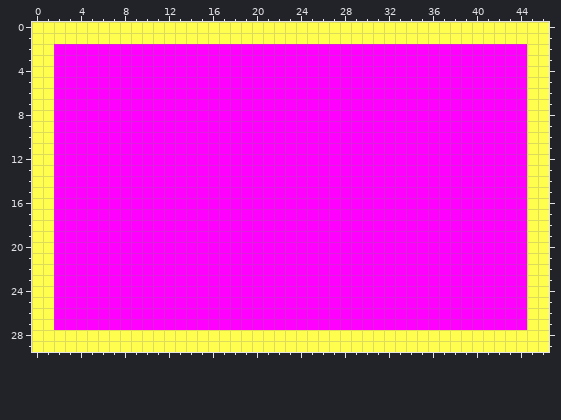
Two states of a pixel-art sprite, generator/generatorpgzvs2010/gfx/cursorStateSave.png. That is the earlier state.
The file is 47x30 pixels.
Once edited:
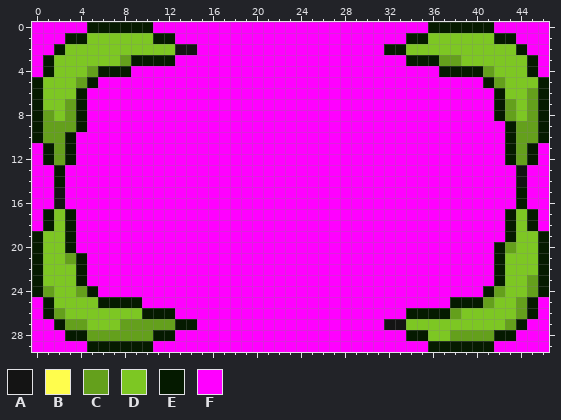
Palette (. is transparent): A #141414  B #fffd4d  C #64a01c  D #7dc723  E #051a00  F #ff00ff
The exact change:
y 0: x 0..46 BBBBBBBBBBBBBBBBBBBBBBBBBBBBBBBBBBBBBBBBBBBBBBB -> FFFFFEEEEEEFFFFFFFFFFFFFFFFFFFFFFFFFEEEEEEFFFFF
y 1: x 0..46 BBBBBBBBBBBBBBBBBBBBBBBBBBBBBBBBBBBBBBBBBBBBBBB -> FFFEEDDDDDDEEFFFFFFFFFFFFFFFFFFFFFEEDDDDDDEEFFF
y 2: x 0..14 BBFFFFFFFFFFFFF -> FFEDDDDDDDDDDAA; x 32..46 FFFFFFFFFFFFFBB -> EEDDDDDDDDDDEFF
y 3: x 0..12 BBFFFFFFFFFFF -> FEDDDDDDCEEEE; x 34..46 FFFFFFFFFFFBB -> EEECCDDDDDDEF
y 4: x 0..8 BBFFFFFFF -> FEDDDCEEE; x 37..46 FFFFFFFFBB -> EEEECDDDEF
y 5: x 0..5 BBFFFF -> EDDDCE; x 41..46 FFFFBB -> ECDDDE
y 6: x 0..4 BBFFF -> EDDDE; x 42..46 FFFBB -> EDDCE
y 7: x 0..4 BBFFF -> EDDCE; x 42..46 FFFBB -> ECDCE
y 8: x 0..4 BBFFF -> ECDCE; x 42..46 FFFBB -> ECDCE
y 9: x 0..4 BBFFF -> ECCCE; x 43..46 FFBB -> ECCE
y 10: x 0..3 BBFF -> ECCE; x 43..46 FFBB -> ECCE
y 11..12: x 0..3 BBFF -> FECE; x 43..46 FFBB -> ECEF
y 13..14: x 0..2 BBF -> FFE; x 44..46 FBB -> AFF
y 15..16: x 0..2 BBF -> FFA; x 44..46 FBB -> EFF
y 17..18: x 0..3 BBFF -> FEDE; x 43..46 FFBB -> EDEF
y 19: x 0..3 BBFF -> EDDE; x 43..46 FFBB -> EDDE
y 20: x 0..3 BBFF -> EDDE; x 42..46 FFFBB -> ECDDE
y 21: x 0..4 BBFFF -> EDDCE; x 42..46 FFFBB -> EDDDE
y 22: x 0..4 BBFFF -> EDDDE; x 42..46 FFFBB -> EDDDE
y 23: x 0..4 BBFFF -> EDDDE; x 42..46 FFFBB -> EDDCE
y 24: x 0..5 BBFFFF -> ECDDCE; x 41..46 FFFFBB -> ECDDCE
y 25: x 0..9 BBFFFFFFFF -> FEDDDDEEEE; x 38..46 FFFFFFFBB -> EEECDDCEF
y 26: x 0..12 BBFFFFFFFFFFF -> FECDDDDDDDEEE; x 34..46 FFFFFFFFFFFBB -> EEEECDDDDDCEF
y 27: x 0..14 BBFFFFFFFFFFFFF -> FFECCDDDCCCCCEE; x 32..46 FFFFFFFFFFFFFBB -> AADDDDDDDDDCEFF
y 28: x 0..46 BBBBBBBBBBBBBBBBBBBBBBBBBBBBBBBBBBBBBBBBBBBBBBB -> FFFEECCCCCCEEFFFFFFFFFFFFFFFFFFFFFEEDDCCCCEEFFF
y 29: x 0..46 BBBBBBBBBBBBBBBBBBBBBBBBBBBBBBBBBBBBBBBBBBBBBBB -> FFFFFEEEEEEFFFFFFFFFFFFFFFFFFFFFFFFFEEEEEEFFFFF
Changed places in both pictures, as pixel boxes (x1, y1, x2, y2):
changed: (32, 22, 549, 352)
